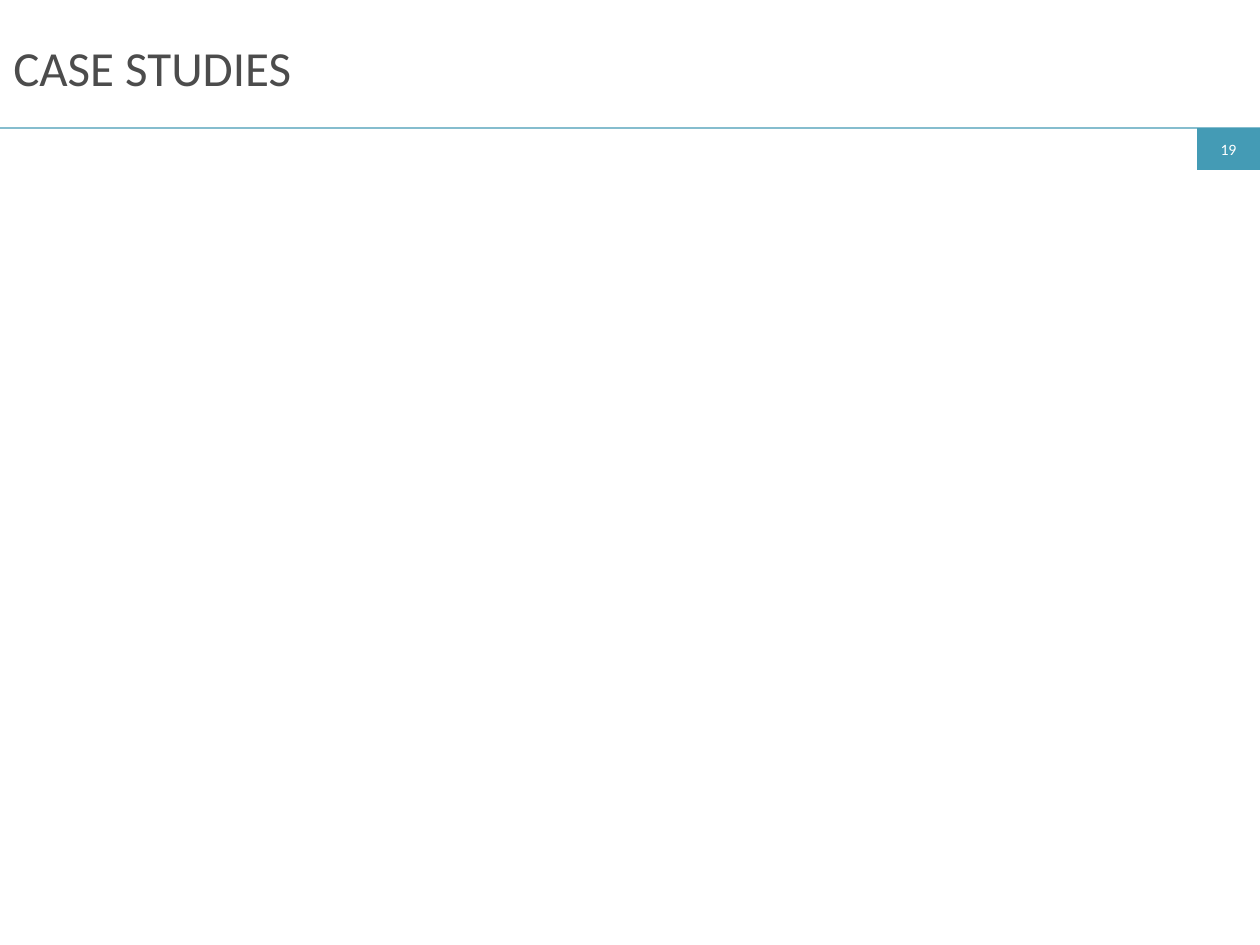
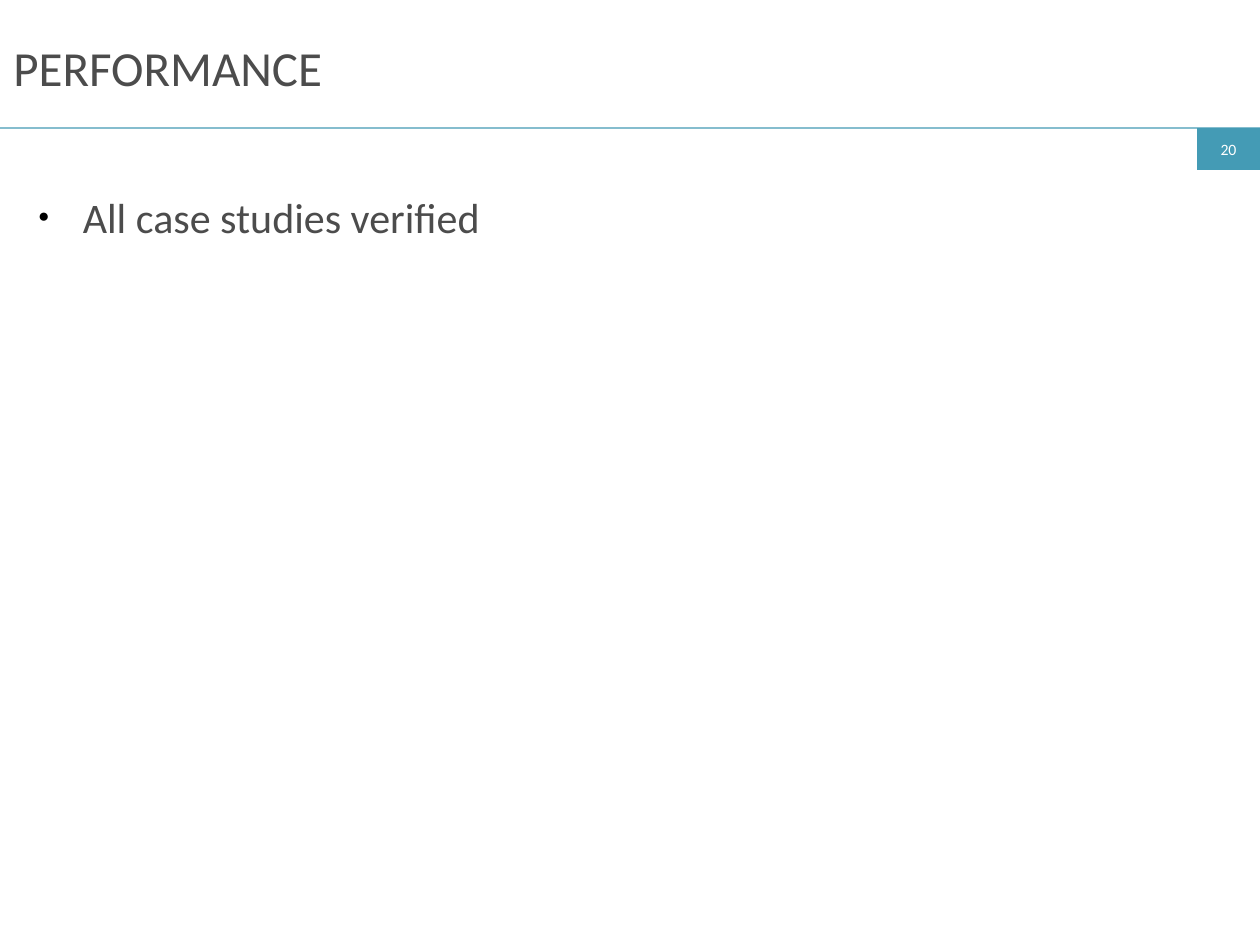
Before and after one commit to ryzhyk/cocoon, a slide deck: slide 20 of doc/netpl16/talk/cocoon.odp (slide 19 before the commit). Drawn at 1260x945 pixels with LibreOffice and Linux fonts; fonts in the diff are those of the drawing. Boxes give left, top, right and bottom in pixels: in the first picture for what was removed or moved away, otherwise in the second. Text is boxed around its words. In the diff, an @@ line names an element or a change of style, - is before the commit and + after.

Commit message:
NetPL talk wip

```diff
--- a/doc/netpl16/talk/cocoon.odp
+++ b/doc/netpl16/talk/cocoon.odp
@@ title at (13, 54, 322, 87): text changed @@
-CASE STUDIES
+PERFORMANCE
@@ page number at (1221, 145, 1237, 155): text changed @@
-19
+20
@@ text added at (83, 204, 480, 234), 24 pt, text #4C4C4C @@
+● All case studies verified
```
Also in this commit, not shown: 2 other slides changed, 1 slide added, 1 slide removed, 5 other files.
